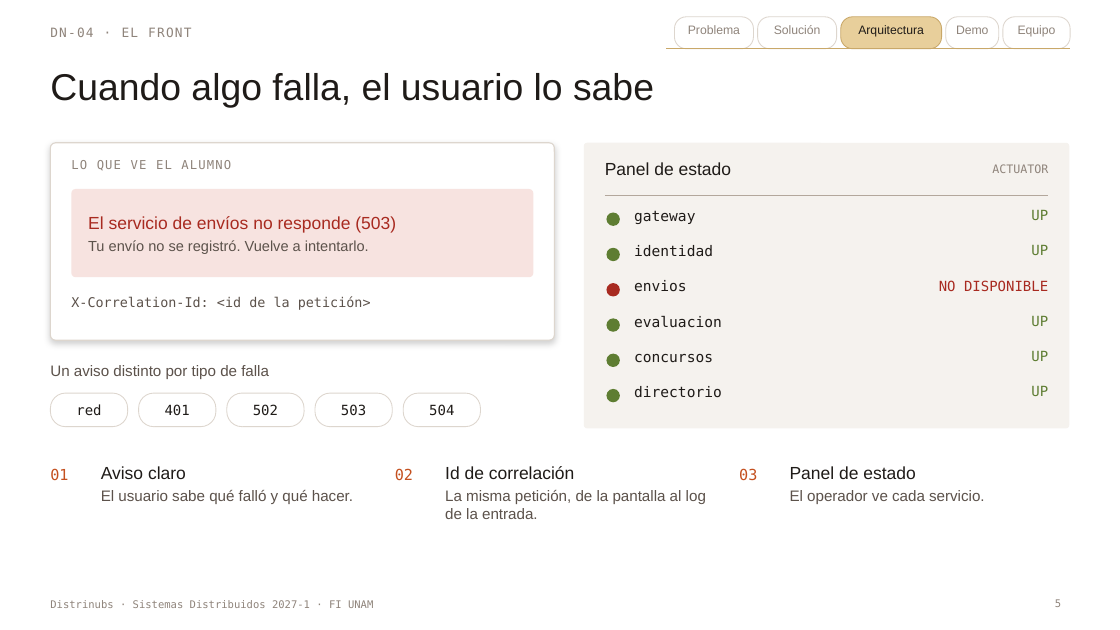
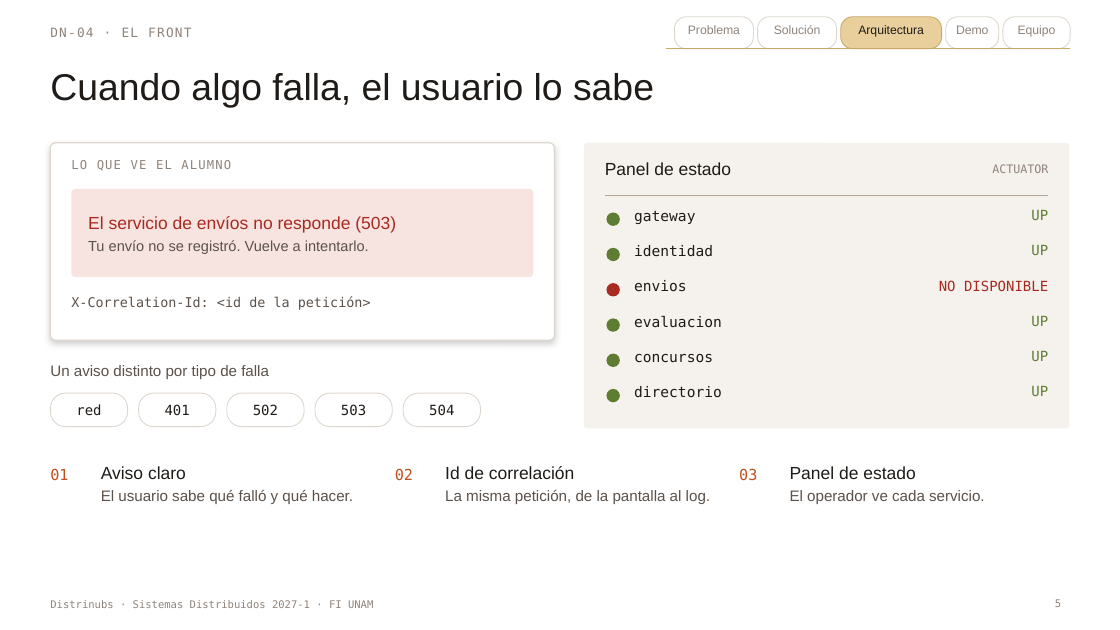
Before and after one commit to Delta2904/sd-2027-1-distrinubs, a slide deck: slide 5 of docs/pitch-distrinubs.pptx. Drawn at 1120x630 pixels with LibreOffice and Linux fonts; fonts in the diff are those of the drawing. Boxes give left, top, right and bottom in pixels: in the first picture for what was removed or moved away, otherwise in the second. Text is boxed around its words. In the diff, an @@ line names an element or a change of style, - is before the commit and + after.

```diff
--- a/docs/pitch-distrinubs.pptx
+++ b/docs/pitch-distrinubs.pptx
@@ text at box(445, 490, 710, 504): text changed @@
-La misma petición, de la pantalla al log de la entrada.
+La misma petición, de la pantalla al log.
```
Also in this commit, not shown: 2 other slides changed.
